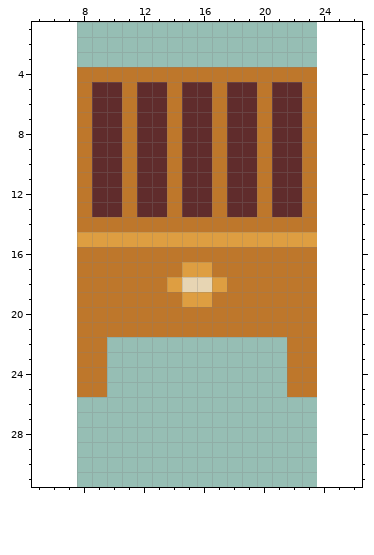
Edited in one commit: pixel-art file (Assets/Artwork/Aseprite/Gameobject Sprites/Sell Bin.aseprite). This is how it looked before the edit.
16x32 pixels, 1 frame. Shown: x 5..26, y 1..31. The old version is drawn lined up with the new one, on the new canvas.
The same view after the edit:
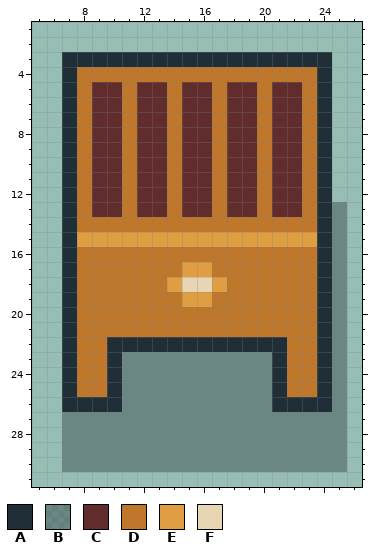
Palette (. is transparent): A #202e37  B #394a507a  C #602c2c  D #be772b  E #de9e41  F #e7d5b3
Difference:
{"change": "canvas 16x32 -> 32x32, the old top-left corner now at 8,0"}
{"y":3,"x":7,"old":"..................","new":"AAAAAAAAAAAAAAAAAA"}
{"y":4,"x":7,"old":".","new":"A"}
{"y":4,"x":24,"old":".","new":"A"}
{"y":5,"x":7,"old":".","new":"A"}
{"y":5,"x":24,"old":".","new":"A"}
{"y":6,"x":7,"old":".","new":"A"}
{"y":6,"x":24,"old":".","new":"A"}
{"y":7,"x":7,"old":".","new":"A"}
{"y":7,"x":24,"old":".","new":"A"}
{"y":8,"x":7,"old":".","new":"A"}
{"y":8,"x":24,"old":".","new":"A"}
{"y":9,"x":7,"old":".","new":"A"}
{"y":9,"x":24,"old":".","new":"A"}
{"y":10,"x":7,"old":".","new":"A"}
{"y":10,"x":24,"old":".","new":"A"}
{"y":11,"x":7,"old":".","new":"A"}
{"y":11,"x":24,"old":".","new":"A"}
{"y":12,"x":7,"old":".","new":"A"}
{"y":12,"x":24,"old":".","new":"A"}
{"y":13,"x":7,"old":".","new":"A"}
{"y":13,"x":24,"old":"..","new":"AB"}
{"y":14,"x":7,"old":".","new":"A"}
{"y":14,"x":24,"old":"..","new":"AB"}
{"y":15,"x":7,"old":".","new":"A"}
{"y":15,"x":24,"old":"..","new":"AB"}
{"y":16,"x":7,"old":".","new":"A"}
{"y":16,"x":24,"old":"..","new":"AB"}
{"y":17,"x":7,"old":".","new":"A"}
{"y":17,"x":24,"old":"..","new":"AB"}
{"y":18,"x":7,"old":".","new":"A"}
{"y":18,"x":24,"old":"..","new":"AB"}
{"y":19,"x":7,"old":".","new":"A"}
{"y":19,"x":24,"old":"..","new":"AB"}
{"y":20,"x":7,"old":".","new":"A"}
{"y":20,"x":24,"old":"..","new":"AB"}
{"y":21,"x":7,"old":".","new":"A"}
{"y":21,"x":24,"old":"..","new":"AB"}
{"y":22,"x":7,"old":".","new":"A"}
{"y":22,"x":10,"old":"............","new":"AAAAAAAAAAAA"}
{"y":22,"x":24,"old":"..","new":"AB"}
{"y":23,"x":7,"old":".","new":"A"}
{"y":23,"x":10,"old":"............","new":"ABBBBBBBBBBA"}
{"y":23,"x":24,"old":"..","new":"AB"}
{"y":24,"x":7,"old":".","new":"A"}
{"y":24,"x":10,"old":"............","new":"ABBBBBBBBBBA"}
{"y":24,"x":24,"old":"..","new":"AB"}
{"y":25,"x":7,"old":".","new":"A"}
{"y":25,"x":10,"old":"............","new":"ABBBBBBBBBBA"}
{"y":25,"x":24,"old":"..","new":"AB"}
{"y":26,"x":7,"old":"...................","new":"AAAABBBBBBBBBBAAAAB"}
{"y":27,"x":7,"old":"...................","new":"BBBBBBBBBBBBBBBBBBB"}
{"y":28,"x":7,"old":"...................","new":"BBBBBBBBBBBBBBBBBBB"}
{"y":29,"x":7,"old":"...................","new":"BBBBBBBBBBBBBBBBBBB"}
{"y":30,"x":7,"old":"...................","new":"BBBBBBBBBBBBBBBBBBB"}
